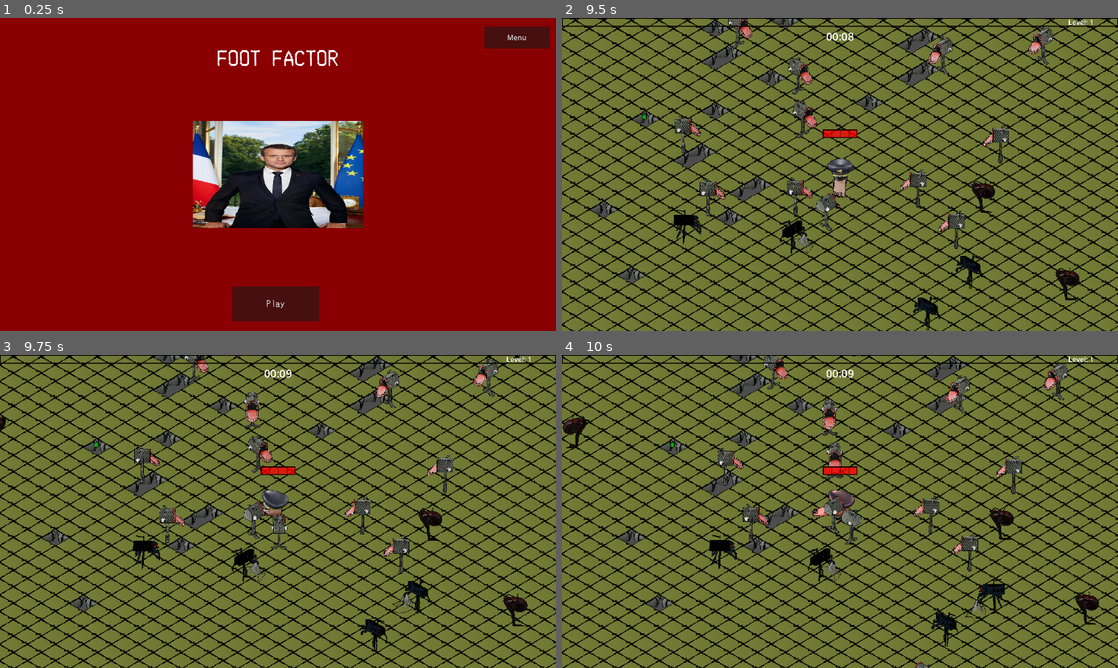
Above: before the commit, frames 1-4 (two rows, left to right).
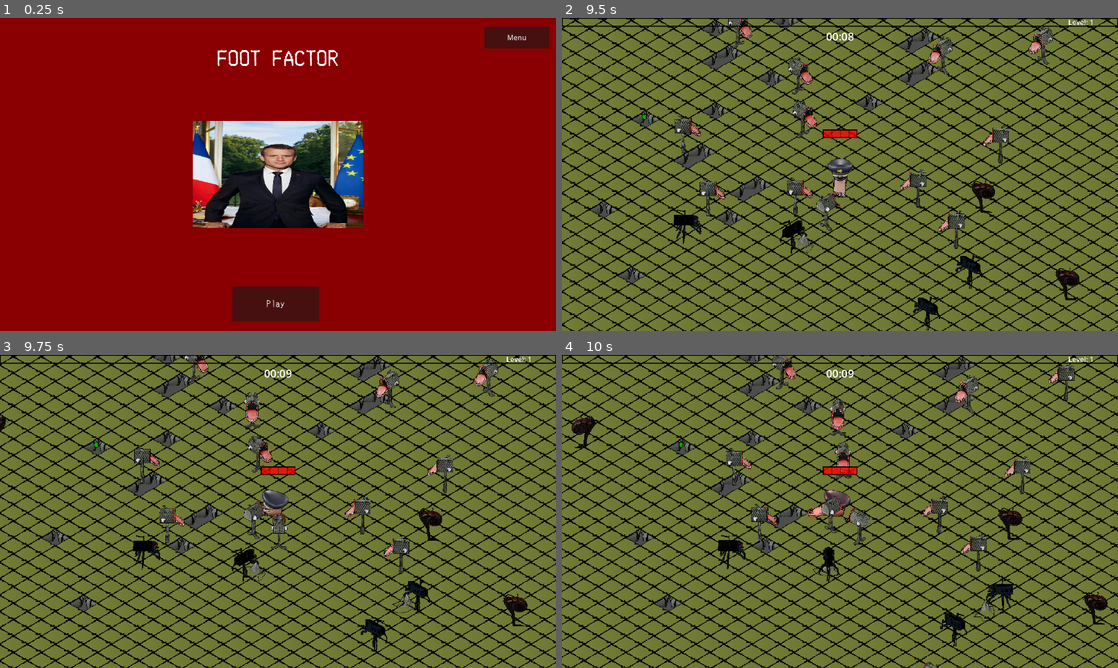
Above: after the commit, the same moments.

Repository: rat-balls/FootFactor
Game: Godot game, scene res://Scenes/TitleScreen/menu.tscn
Two runs of this game, one before a commit and one after it. Both use one fixed random seed, a clock stepped at 60 frames per second and the inputs below. The engine's default icon, where the game draws it, is replaced by a stand-in: a white triangle on a blue panel in a dark square. Sound files missing from this copy of the repository are replaced by a short silence.
Inputs (mouse positions are in pixels of both pictures, inside the frame that each line leads up to):
- Up to frame 1 (0.25 s): no input
- Up to frame 2 (9.5 s): click "Play" at 0.5 s; tap Enter at 1.25 s; move the mouse to (962, 158) at 1.27 s; hold Right (Right) 1.28-2.03 s; click (962, 158) at 1.35 s; move the mouse to (728, 190) at 2.02 s; hold S (Down) 2.03-2.78 s; tap - (test_Spider) every 1.5 s from 2.1 to 8.1 s; move the mouse to (895, 105) at 2.77 s; hold Right (Right) 2.78-3.53 s; click (895, 105) at 2.85 s; move the mouse to (812, 237) at 3.52 s; hold Up (Up) 3.53-4.28 s; move the mouse to (1006, 221) at 4.27 s; hold Left (Left) 4.28-5.78 s; click (1006, 221) at 4.35 s; move the mouse to (673, 127) at 5.02 s; move the mouse to (867, 174) at 5.77 s; hold S (Down) 5.78-6.53 s; click (867, 174) at 5.85 s; move the mouse to (756, 96) at 6.52 s; hold Right (Right) 6.53-7.28 s; move the mouse to (962, 158) at 7.27 s; hold Up (Up) 7.28-8.03 s; click (962, 158) at 7.35 s; move the mouse to (728, 190) at 8.02 s; hold Right (Right) 8.03-8.78 s; move the mouse to (895, 105) at 8.77 s; hold S (Down) from 8.78 s (still down); click (895, 105) at 8.85 s
- Up to frame 3 (9.75 s): move the mouse to (250, 574) at 9.52 s; release S (Down) at 9.53 s; hold Left (Left) from 9.53 s (still down); tap - (test_Spider) at 9.6 s
- Up to frame 4 (10 s): keep holding Left (Left)

Frames 1-3 are identical in both runs. In frame 4, 41% of the frame differs, in the area x 0-100%, y 0-100%.

Commit message:
Made enemies pushable

Diff:
--- a/Scenes/Prefabs/Enemy/fish_enemy.tscn
+++ b/Scenes/Prefabs/Enemy/fish_enemy.tscn
@@ -20,6 +20,9 @@
 size = Vector2(63, 63)
 
 [node name="fish_enemy" type="RigidBody2D"]
+collision_layer = 4
+collision_mask = 5
+mass = 0.001
 physics_material_override = SubResource("PhysicsMaterial_na7l1")
 gravity_scale = 0.0
 lock_rotation = true
--- a/Scenes/Prefabs/Enemy/snail_enemy.tscn
+++ b/Scenes/Prefabs/Enemy/snail_enemy.tscn
@@ -20,6 +20,9 @@
 size = Vector2(30.75, 55)
 
 [node name="snail_enemy" type="RigidBody2D"]
+collision_layer = 4
+collision_mask = 5
+mass = 0.001
 physics_material_override = SubResource("PhysicsMaterial_dx8ja")
 gravity_scale = 0.0
 lock_rotation = true
--- a/Scenes/Prefabs/Enemy/spider_enemy.tscn
+++ b/Scenes/Prefabs/Enemy/spider_enemy.tscn
@@ -20,6 +20,9 @@
 size = Vector2(30.75, 55)
 
 [node name="spider_enemy" type="RigidBody2D"]
+collision_layer = 4
+collision_mask = 5
+mass = 0.001
 physics_material_override = SubResource("PhysicsMaterial_6cdpy")
 gravity_scale = 0.0
 lock_rotation = true
--- a/Scenes/Prefabs/Enemy/webball.tscn
+++ b/Scenes/Prefabs/Enemy/webball.tscn
@@ -28,7 +28,7 @@
 vframes = 2
 
 [node name="Timer" type="Timer" parent="."]
-wait_time = 15.0
+wait_time = 5.0
 autostart = true
 
 [node name="snd_play" type="AudioStreamPlayer2D" parent="."]
